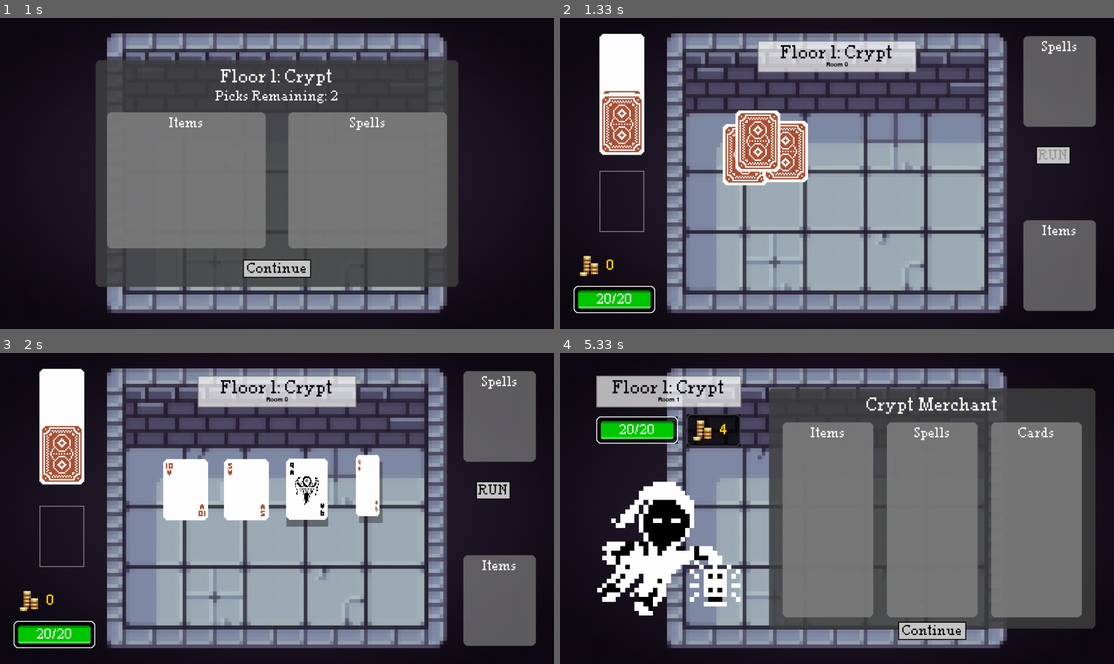
Above: before the commit, frames 1-4 (two rows, left to right).
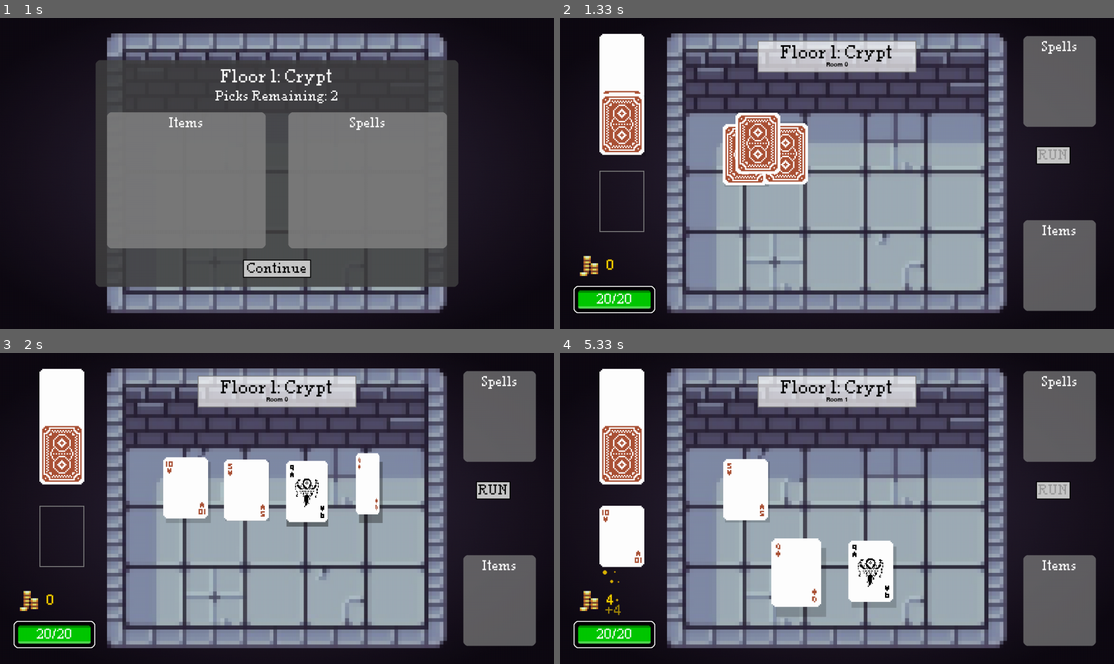
Above: after the commit, the same moments.

Repository: YetiGonk/Scoundrel-Pygame
Game: pygame game, started from main.py
Two runs of this game, one before a commit and one after it. Both use one fixed random seed, a clock stepped at 60 frames per second and the inputs below.
Inputs (mouse positions are in pixels of both pictures, inside the frame that each line leads up to):
- Up to frame 1 (1 s): click "START GAME" at 0.38 s; click (144, 176) at 0.72 s
- Up to frame 2 (1.33 s): click "Continue" at 1.05 s
- Up to frame 3 (2 s): click (77, 499) at 1.88 s
- Up to frame 4 (5.33 s): click (947, 483) at 3.22 s; click (897, 489) at 3.55 s; click (803, 489) at 4.38 s

Frame 1 is identical in both runs. In frame 2, 1.5% of the frame differs, in the area x 15-45%, y 24-55%; in frame 3, 0.9%; in frame 4, 58%, in the area x 2-97%, y 4-96%.

Commit message:
card hovering

Diff:
--- a/components/card.py
+++ b/components/card.py
@@ -1,6 +1,7 @@
 """ Card component for the Scoundrel game with enhanced animation support. """
 import pygame
 import math
+import random
 from constants import CARD_WIDTH, CARD_HEIGHT, CARD_RED, BLACK, FONTS_PATH
 from utils.resource_loader import ResourceLoader
 from roguelike_constants import FLOOR_MONSTERS
@@ -60,6 +61,20 @@
         self.rotation = 0  # Degrees
         self.scale = 1.0
 
+        # Idle hover animation properties
+        self.idle_time = 0.0
+        self.idle_float_speed = 1
+        self.idle_float_amount = 6.0
+        self.idle_float_offset = 0.0
+        self.idle_phase_offset = 6.28 * random.random()  # Random starting phase (0-2π)
+
+        # Hover animation properties
+        self.hover_progress = 0.0
+        self.hover_speed = 5.0  # How quickly card responds to hover
+        self.hover_float_offset = 0.0
+        self.hover_scale_target = 1.12  # Target scale when hovered (more pronounced)
+        self.hover_lift_amount = 15.0  # How much to lift card when hovered (more pronounced)
+
         # Load the card texture
         texture = ResourceLoader.load_image(f"cards/{self.suit}_{self.value}.png")
 
@@ -143,6 +158,36 @@
         self.is_flipping = True
         self.flip_progress = 0.0
         self.original_y = self.rect.y
+
+    def update(self, delta_time):
+        """Update card animations including idle float and hover effects."""
+        # Update the idle hover animation
+        self.idle_time += delta_time
+        self.idle_float_offset = math.sin(self.idle_time * self.idle_float_speed + self.idle_phase_offset) * self.idle_float_amount
+
+        # Update hover animation
+        target_hover = 1.0 if self.is_hovered else 0.0
+        if abs(self.hover_progress - target_hover) > 0.01:
+            # Gradually change hover progress towards target
+            if self.hover_progress < target_hover:
+                self.hover_progress = min(self.hover_progress + delta_time * self.hover_speed, target_hover)
+            else:
+                self.hover_progress = max(self.hover_progress - delta_time * self.hover_speed, target_hover)
+
+            # Store current center position of the card before scaling
+            center_x = self.rect.centerx
+            center_y = self.rect.centery
+
+            # Update scale based on hover progress
+            new_scale = 1.0 + (self.hover_scale_target - 1.0) * self.hover_progress
+            self.update_scale(new_scale)
+
+            # Restore the card's center position after scaling
+            self.rect.centerx = center_x
+            self.rect.centery = center_y
+
+            # Calculate hover lift
+            self.hover_float_offset = self.hover_lift_amount * self.hover_progress
 
     def update_flip(self, delta_time):
         if self.is_flipping:
@@ -190,6 +235,10 @@
 
     def update_scale(self, scale):
         """Update the card scale"""
+        # Store the center position to maintain it after scaling
+        center_x = self.rect.centerx
+        center_y = self.rect.centery
+
         if abs(scale - 1.0) < 0.01:
             # Reset to original size
             self.texture = self.original_texture.copy()
@@ -209,12 +258,19 @@
                 self.rect.width = new_width
                 self.rect.height = new_height
 
+        # Update the scale property
         self.scale = scale
+
+        # Preserve the center position
+        # (Note: We don't directly set this here as the caller might want to handle positioning)
 
     def draw(self, surface):
         # Skip drawing if card isn't visible (for destruction animations)
         if not self.is_visible:
             return
+
+        # Calculate total floating offset (idle + hover)
+        total_float_offset = self.idle_float_offset + self.hover_float_offset
 
         if self.is_flipping:
             # Existing flip animation code
@@ -300,11 +356,17 @@
                 # Scale the texture to the current width
                 scaled_card = pygame.transform.scale(texture, (int(scaled_width), self.height))
 
-                # Adjust x position to keep card centered during scaling
-                x_offset = (self.width - scaled_width) / 2
-                surface.blit(scaled_card, (self.rect.x + x_offset, self.rect.y))
+                # Calculate center position of the card
+                center_x = self.rect.x + self.rect.width / 2
+                center_y = self.rect.y + self.rect.height / 2
+
+                # Adjust position to keep card centered during scaling and floating
+                x_pos = center_x - scaled_width / 2
+                y_pos = center_y - self.height / 2 - total_float_offset
+
+                surface.blit(scaled_card, (x_pos, y_pos))
         else:
-            # Normal drawing (either face up or face down) with rotation support
+            # Normal drawing (either face up or face down) with rotation and hover support
             current_texture = self.texture if self.face_up else self.face_down_texture
 
             # Calculate the center position for rotated or scaled cards
@@ -312,9 +374,30 @@
             center_x = self.rect.x + self.rect.width / 2
             center_y = self.rect.y + self.rect.height / 2
 
-            # Calculate the top-left position for drawing
+            # Calculate the top-left position for drawing, including float offset
             pos_x = center_x - current_texture.get_width() / 2
-            pos_y = center_y - current_texture.get_height() / 2
+            pos_y = center_y - current_texture.get_height() / 2 - total_float_offset
+
+            # Calculate shadow properties based on float height
+            # As the card floats higher, shadow moves further away and gets more transparent
+            shadow_alpha = 40 + int(15 * (total_float_offset / (self.idle_float_amount + self.hover_lift_amount)))
+            shadow_offset = 4 + int(total_float_offset * 0.7)  # Shadow moves more with higher float
+
+            # Scale shadow based on height for perspective effect
+            shadow_scale = 1.0 + (total_float_offset * 0.0007)  # Slight scaling for perspective
+            shadow_width = int(current_texture.get_width() * shadow_scale)
+            shadow_height = int(current_texture.get_height() * shadow_scale)
+
+            # Create shadow surface
+            shadow_surf = pygame.Surface((shadow_width, shadow_height), pygame.SRCALPHA)
+            shadow_surf.fill((0, 0, 0, shadow_alpha))
+
+            # Calculate shadow position (centered under the card)
+            shadow_x = center_x - shadow_width / 2 + shadow_offset
+            shadow_y = center_y - shadow_height / 2 + shadow_offset
+
+            # Draw the shadow
+            surface.blit(shadow_surf, (shadow_x, shadow_y))
 
             # Draw the card at the calculated position
             surface.blit(current_texture, (pos_x, pos_y))
--- a/components/room.py
+++ b/components/room.py
@@ -103,8 +103,27 @@
         text_surface = self.name_font.render(card_name, True, WHITE)
         text_rect = text_surface.get_rect()
 
-        # Position text above card with slight overlap
-        text_rect.midbottom = (card.rect.centerx, card.rect.top - 5)
+        # Calculate the total float offset (idle + hover)
+        total_float_offset = 0
+        if hasattr(card, 'idle_float_offset') and hasattr(card, 'hover_float_offset'):
+            total_float_offset = card.idle_float_offset + card.hover_float_offset
+
+        # Position text above card with slight overlap, accounting for floating
+        text_rect.midbottom = (card.rect.centerx, card.rect.top - 5 - total_float_offset)
+
+        # Scale text to match card scale for a cohesive look
+        if hasattr(card, 'scale') and card.scale > 1.0:
+            # Optional: scale the text slightly, but not as much as the card
+            scale_factor = 1.0 + ((card.scale - 1.0) * 0.5)  # 50% of card's scaling
+            scaled_width = int(text_surface.get_width() * scale_factor)
+            scaled_height = int(text_surface.get_height() * scale_factor)
+
+            # Scale the text surface
+            text_surface = pygame.transform.scale(text_surface, (scaled_width, scaled_height))
+
+            # Update text rect with new size
+            text_rect = text_surface.get_rect()
+            text_rect.midbottom = (card.rect.centerx, card.rect.top - 5 - total_float_offset)
 
         # Create background rect slightly larger than text
         bg_rect = text_rect.inflate(padding * 2, padding * 2)
--- a/roguelike_constants.py
+++ b/roguelike_constants.py
@@ -7,7 +7,7 @@
 # Floor structure
 FLOOR_STRUCTURE = {
     "rooms_per_floor": 12,  # Maximum potential rooms (flexible)
-    "merchant_rooms": [1, 7],  # Room numbers where merchants appear
+    "merchant_rooms": [4, 8],  # Room numbers where merchants appear
     "boss_room": 12,  # Boss appears when deck is exhausted or at this room number
 }
 
--- a/states/playing_state.py
+++ b/states/playing_state.py
@@ -311,10 +311,21 @@
         # Check if animations just finished
         animations_just_finished = previous_animating and not current_animating
 
-        # Update card flip animations
+        # Update card animations
         for card in self.room.cards:
+            # Update idle hover and hover animations
+            card.update(delta_time)
+
+            # Update card flip animations
             if card.is_flipping:
                 card.update_flip(delta_time)
+
+        # Update weapon and defeated monster animations
+        if "node" in self.equipped_weapon:
+            self.equipped_weapon["node"].update(delta_time)
+
+        for monster in self.defeated_monsters:
+            monster.update(delta_time)
 
         # Only process game state changes if we're not animating or animations just finished
         if not current_animating:
